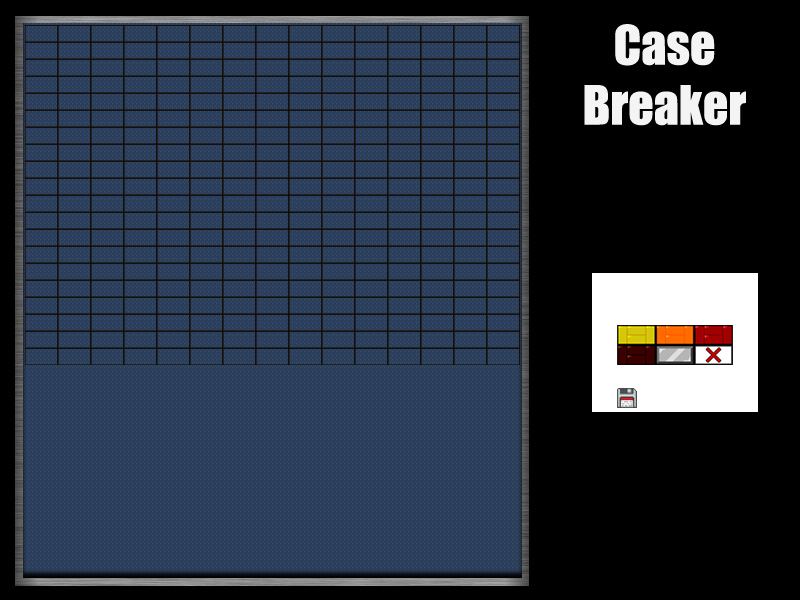
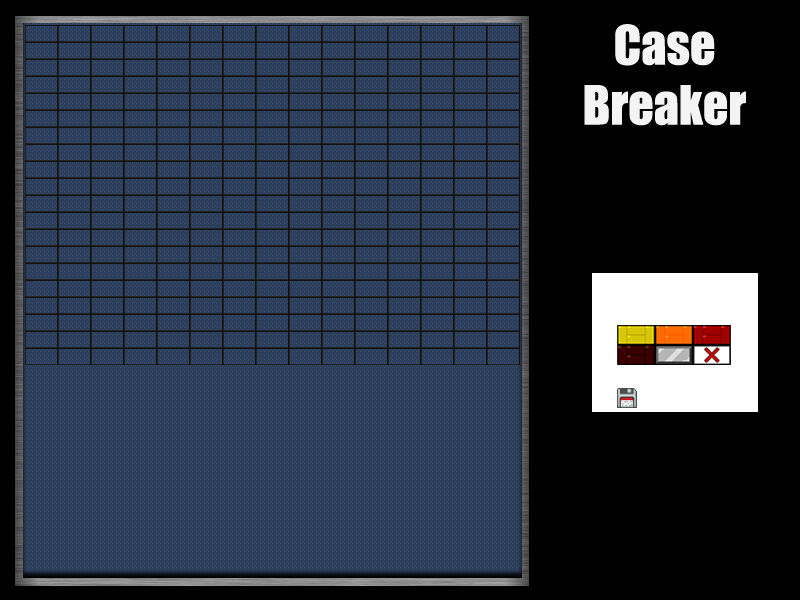
Two versions of the same layered image (800px x 600px). Layer-by-layer changes:
painted on "BRICKEDITOR" over [left=617, top=325, right=733, bottom=365]
